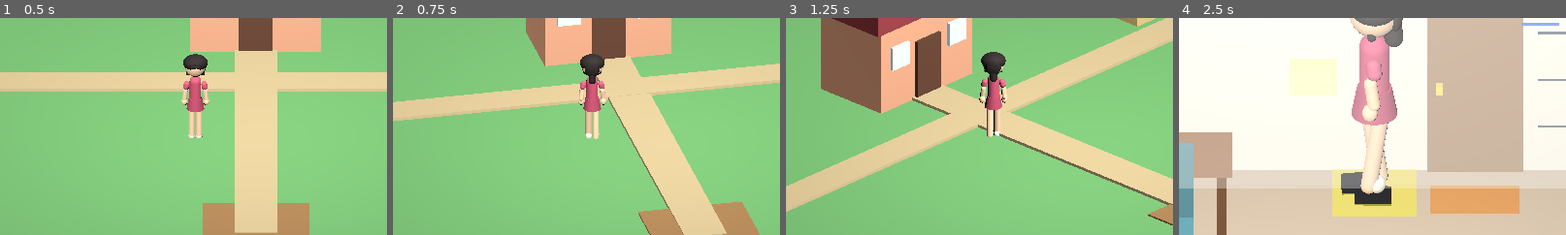
Above: before the commit, frames 1-4 (left to right).
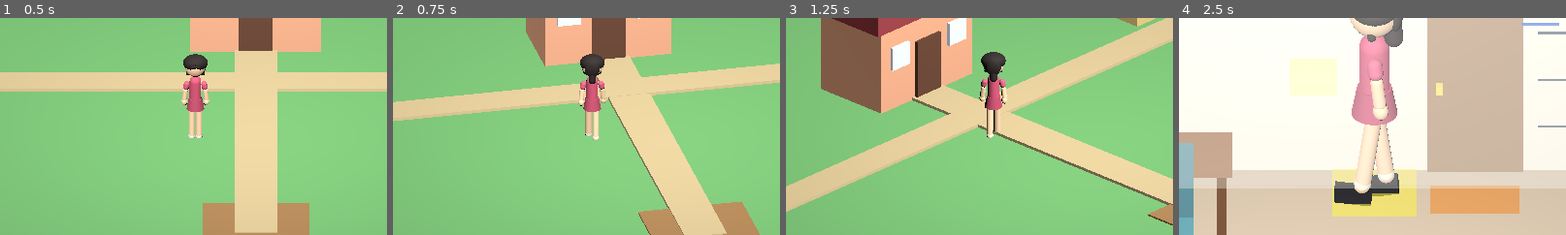
Above: after the commit, the same moments.

Repository: tinky44/tomocol_lite
Game: Godot game, scene res://scenes/main.tscn
Two runs of this game, one before a commit and one after it. Both use one fixed random seed, a clock stepped at 60 frames per second and the inputs below.
Inputs (mouse positions are % of the whole screen's width and height, from its top left):
- Up to frame 1 (0.5 s): no input
- Up to frame 2 (0.75 s): tap Enter at 0.5 s; move the mouse to (45, 70) at 0.52 s; hold W from 0.53 s (still down); hold J from 0.53 s (still down); click (45, 70) at 0.67 s
- Up to frame 3 (1.25 s): keep holding W; keep holding J; tap Space at 0.77 s
- Up to frame 4 (2.5 s): move the mouse to (80, 65) at 1.27 s; release J at 1.28 s; tap L at 1.35 s; tap Space at 1.52 s; move the mouse to (20, 35) at 2.02 s; release W at 2.03 s; hold A from 2.03 s (still down); hold I from 2.03 s (still down)
The pictures show only the part of the screen within x 25-75%, y 37-87%; the shares and areas given below are measured in that part.

Frame 1 is identical in both runs. In frame 2, 0.1% of the frame differs, in the area x 47-56%, y 29-57%; in frame 3, 0.1%; in frame 4, 3.5%, in the area x 40-57%, y 18-87%.

Commit message:
fix: 髪型と歩行時の関節を修正
Co-authored-by: chatgpt-codex-connector[bot] <199175422+chatgpt-codex-connector[bot]@users.noreply.github.com>

Diff:
--- a/godot-project/scripts/ResidentAvatar.gd
+++ b/godot-project/scripts/ResidentAvatar.gd
@@ -28,6 +28,10 @@
 var part_nodes := {}
 var part_rest_positions := {}
 var part_rest_rotations := {}
+var left_leg_pivot := Vector3.ZERO
+var right_leg_pivot := Vector3.ZERO
+var left_arm_pivot := Vector3.ZERO
+var right_arm_pivot := Vector3.ZERO
 
 
 func build_from_profile(profile: Dictionary, door_height := DEFAULT_DOOR_HEIGHT) -> void:
@@ -115,6 +119,8 @@
 	var shoe_size := Vector3(leg_radius * 2.95, maxf(height * 0.038, 0.046), leg_radius * 4.40)
 	var shoe_y := maxf(height * 0.019, 0.024)
 	var foot_gap := hip_width * 0.26
+	left_leg_pivot = Vector3(-foot_gap, leg_height, 0.0)
+	right_leg_pivot = Vector3(foot_gap, leg_height, 0.0)
 	_add_part("Left Leg", _capsule_mesh(leg_height * 0.92, leg_radius), Vector3(-foot_gap, leg_y + leg_height * 0.035, 0.0), leg_color)
 	_add_part("Right Leg", _capsule_mesh(leg_height * 0.92, leg_radius), Vector3(foot_gap, leg_y + leg_height * 0.035, 0.0), leg_color)
 	_add_part("Left Sock", _capsule_mesh(maxf(height * 0.07, 0.07), leg_radius * 1.04), Vector3(-foot_gap, shoe_y + height * 0.055, 0.0), Color(0.94, 0.92, 0.84))
@@ -144,6 +150,8 @@
 	var forearm_y := sleeve_y - sleeve_length * 0.44 - forearm_length * 0.43
 	var hand_y := forearm_y - forearm_length * 0.54
 	var sleeve_z := torso_radius * 0.03
+	left_arm_pivot = Vector3(-arm_x * 0.86, arm_root_y + sleeve_length * 0.34, sleeve_z)
+	right_arm_pivot = Vector3(arm_x * 0.86, arm_root_y + sleeve_length * 0.34, sleeve_z)
 	_add_part("Left Sleeve", _capsule_mesh(sleeve_length, arm_radius * 1.12), Vector3(-arm_x, sleeve_y, sleeve_z), cloth_color.lightened(0.04), Vector3(0.0, 0.0, -ARM_SPREAD_DEGREES))
 	_add_part("Right Sleeve", _capsule_mesh(sleeve_length, arm_radius * 1.12), Vector3(arm_x, sleeve_y, sleeve_z), cloth_color.lightened(0.04), Vector3(0.0, 0.0, ARM_SPREAD_DEGREES))
 	_add_part("Left Forearm", _capsule_mesh(forearm_length, arm_radius * 0.92), Vector3(-arm_x * 1.16, forearm_y, sleeve_z), skin_color.darkened(0.025), Vector3(0.0, 0.0, -ARM_SPREAD_DEGREES * 0.42))
@@ -316,36 +324,40 @@
 
 	var phase := sin(walk_cycle)
 	var opposite := -phase
-	var stride := avatar_height * 0.026
-	var foot_lift := avatar_height * 0.012
-	var hand_sway := avatar_height * 0.016
-	var hand_lift := avatar_height * 0.007
-	var left_lift := maxf(0.0, phase) * foot_lift
-	var right_lift := maxf(0.0, opposite) * foot_lift
-
-	_pose_part("Left Leg", Vector3(phase * WALK_LEG_SWING_DEGREES, 0.0, 0.0))
-	_pose_part("Right Leg", Vector3(opposite * WALK_LEG_SWING_DEGREES, 0.0, 0.0))
-	_pose_part("Left Sock", Vector3(phase * WALK_LEG_SWING_DEGREES, 0.0, 0.0), Vector3(0.0, left_lift, phase * stride * 0.42))
-	_pose_part("Right Sock", Vector3(opposite * WALK_LEG_SWING_DEGREES, 0.0, 0.0), Vector3(0.0, right_lift, opposite * stride * 0.42))
-	_pose_part("Left Shoe", Vector3(phase * WALK_LEG_SWING_DEGREES * 0.72, 0.0, 0.0), Vector3(0.0, left_lift, phase * stride))
-	_pose_part("Right Shoe", Vector3(opposite * WALK_LEG_SWING_DEGREES * 0.72, 0.0, 0.0), Vector3(0.0, right_lift, opposite * stride))
-
-	_pose_part("Left Sleeve", Vector3(opposite * WALK_ARM_SWING_DEGREES, 0.0, 0.0))
-	_pose_part("Right Sleeve", Vector3(phase * WALK_ARM_SWING_DEGREES, 0.0, 0.0))
-	_pose_part("Left Forearm", Vector3(opposite * WALK_ARM_SWING_DEGREES * 1.12, 0.0, 0.0), Vector3(0.0, phase * hand_lift * 0.45, opposite * hand_sway * 0.45))
-	_pose_part("Right Forearm", Vector3(phase * WALK_ARM_SWING_DEGREES * 1.12, 0.0, 0.0), Vector3(0.0, opposite * hand_lift * 0.45, phase * hand_sway * 0.45))
-	_pose_part("Left Hand", Vector3.ZERO, Vector3(0.0, phase * hand_lift, opposite * hand_sway))
-	_pose_part("Right Hand", Vector3.ZERO, Vector3(0.0, opposite * hand_lift, phase * hand_sway))
-
-
-func _pose_part(part_name: String, rotation_offset: Vector3, position_offset := Vector3.ZERO) -> void:
+	var left_leg_rotation := Vector3(phase * WALK_LEG_SWING_DEGREES, 0.0, 0.0)
+	var right_leg_rotation := Vector3(opposite * WALK_LEG_SWING_DEGREES, 0.0, 0.0)
+	var left_arm_rotation := Vector3(opposite * WALK_ARM_SWING_DEGREES, 0.0, 0.0)
+	var right_arm_rotation := Vector3(phase * WALK_ARM_SWING_DEGREES, 0.0, 0.0)
+
+	_pose_part_around_pivot("Left Leg", left_leg_pivot, left_leg_rotation)
+	_pose_part_around_pivot("Left Sock", left_leg_pivot, left_leg_rotation)
+	_pose_part_around_pivot("Left Shoe", left_leg_pivot, left_leg_rotation)
+	_pose_part_around_pivot("Right Leg", right_leg_pivot, right_leg_rotation)
+	_pose_part_around_pivot("Right Sock", right_leg_pivot, right_leg_rotation)
+	_pose_part_around_pivot("Right Shoe", right_leg_pivot, right_leg_rotation)
+
+	_pose_part_around_pivot("Left Sleeve", left_arm_pivot, left_arm_rotation)
+	_pose_part_around_pivot("Left Forearm", left_arm_pivot, left_arm_rotation)
+	_pose_part_around_pivot("Left Hand", left_arm_pivot, left_arm_rotation)
+	_pose_part_around_pivot("Right Sleeve", right_arm_pivot, right_arm_rotation)
+	_pose_part_around_pivot("Right Forearm", right_arm_pivot, right_arm_rotation)
+	_pose_part_around_pivot("Right Hand", right_arm_pivot, right_arm_rotation)
+
+
+func _pose_part_around_pivot(part_name: String, pivot: Vector3, rotation_offset: Vector3) -> void:
 	if not part_nodes.has(part_name):
 		return
 	var part := part_nodes[part_name] as Node3D
 	if part == null:
 		return
-	part.rotation_degrees = part_rest_rotations[part_name] + rotation_offset * walk_blend
-	part.position = part_rest_positions[part_name] + position_offset * walk_blend
+	var blended_rotation := rotation_offset * walk_blend
+	var rest_position: Vector3 = part_rest_positions[part_name]
+	var pivot_offset := rest_position - pivot
+	pivot_offset = pivot_offset.rotated(Vector3.RIGHT, deg_to_rad(blended_rotation.x))
+	pivot_offset = pivot_offset.rotated(Vector3.UP, deg_to_rad(blended_rotation.y))
+	pivot_offset = pivot_offset.rotated(Vector3.FORWARD, deg_to_rad(blended_rotation.z))
+	part.rotation_degrees = part_rest_rotations[part_name] + blended_rotation
+	part.position = pivot + pivot_offset
 
 
 func _box_mesh(size: Vector3) -> BoxMesh:
